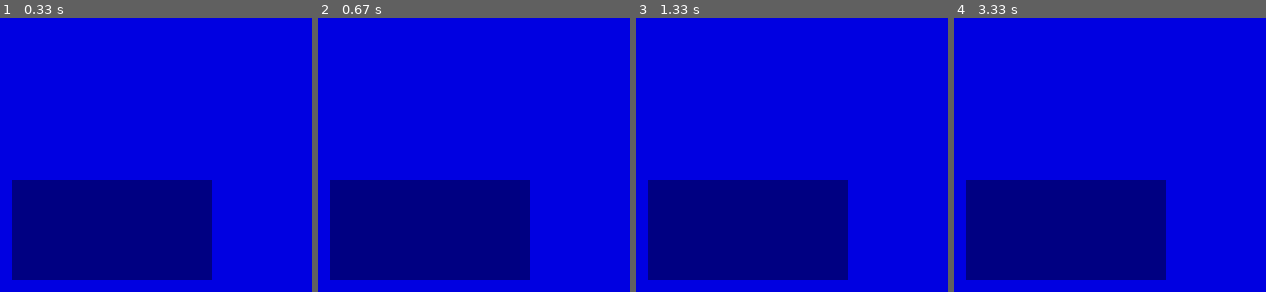
Above: before the commit, frames 1-4 (left to right).
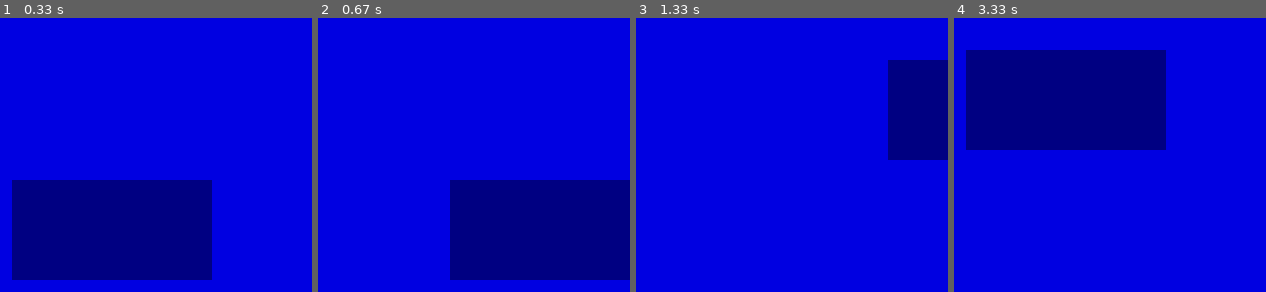
Above: after the commit, the same moments.

Repository: BlueMoon055/pygame
Game: pygame game, started from main.py
Two runs of this game, one before a commit and one after it. Both use one fixed random seed, a clock stepped at 60 frames per second and the inputs below.
Inputs:
- Up to frame 1 (0.33 s): no input
- Up to frame 2 (0.67 s): hold Right from 0.33 s (still down)
- Up to frame 3 (1.33 s): release Right at 0.8 s; hold Up 0.83-1.13 s; hold Right from 1.17 s (still down)
- Up to frame 4 (3.33 s): release Right at 1.63 s; hold Left 1.67-2.2 s; hold Down 2.23-2.53 s; hold Left 2.57-2.97 s; hold Up from 3 s (still down)

Frame 1 is identical in both runs. In frame 2, 26% of the frame differs, in the area x 3-100%, y 59-96%; in frame 3, 30%; in frame 4, 47%, in the area x 3-68%, y 11-96%.

Commit message:
прямоугольник с беспрерывным двидением

Diff:
--- a/main.py
+++ b/main.py
@@ -21,12 +21,12 @@
     for event in pygame.event.get(): #проходимся по событиям
         if event.type == pygame.QUIT: #если нажали на крестик
             pygame.QUIT() #выход из игры
-        if event.type == pygame.KEYDOWN: #если клавиша нажата
-            if event.key == pygame.K_a: #если клавиша 'а'
-                x = x - 5
-            if event.key == pygame.K_d: #если клавиша 'd'
-                x = x + 5
-            if event.key == pygame.K_w: #если клавиша 'w'
-                y = y - 5
-            if event.key == pygame.K_s: #если клавиша 's'
-                y = y + 5
+    keys = pygame.key.get_pressed() #если клавиша 'а'
+    if keys[pygame.K_LEFT]:
+        x = x - 5
+    elif keys[pygame.K_RIGHT]: #если клавиша 'd'
+        x = x + 5
+    elif keys[pygame.K_UP]: #если клавиша 'w'
+        y = y - 5
+    elif keys[pygame.K_DOWN]: #если клавиша 's'
+        y = y + 5
